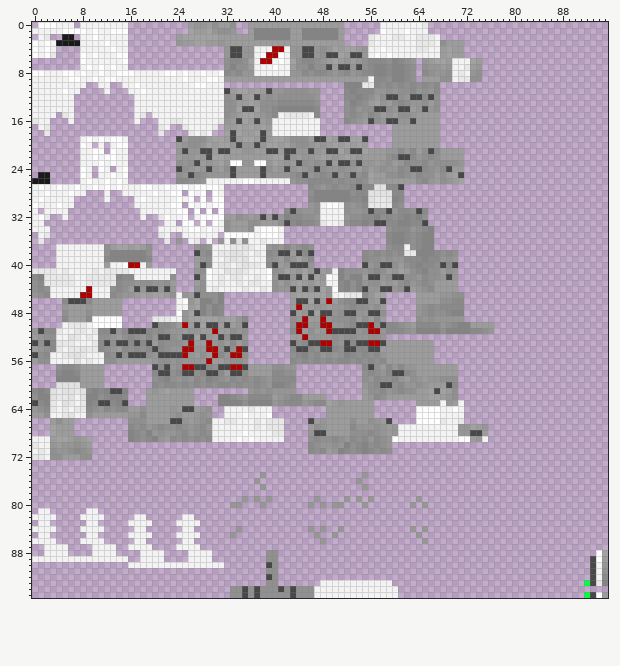
A sprite sheet gets an edit: BlockBench Models/Textures/Exp2/FemaleExp2_Snow_Leopard_hurt.png. The picture above was drawn from the file before the commit.
The file is 96x96 pixels. Colours within 5 levels of each other are drawn and written as one.
The result:
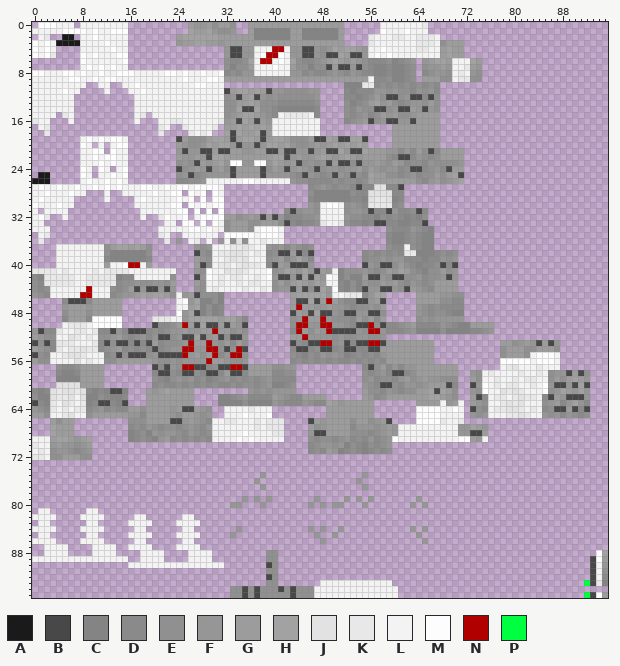
Palette (. is transparent): A #1a1a1b  B #484848  C #848484  D #8a8a8a  E #909090  F #969696  G #9c9c9c  H #a2a2a2  J #e2e2e2  K #e8e8e8  L #f3f3f3  M #fdfdfd  N #b00000  P #01ff41
Message: tweak for add fluffly in the Exp2 Tail add the possibility to have a 4 cube for Tail (Not Recommed)
Edits made:
@@ x 71..94 @@
 52 ........................
-53 ........................
-54 ........................
-55 ........................
-56 ........................
-57 ........................
-58 ........................
-59 ........................
-60 ........................
-61 ........................
-62 ........................
-63 L.......................
-64 L.......................
-65 L.......................
+53 .......GGEFGFBGBF.......
+54 .......EGGGEEGGGE.......
+55 .......EGGGELMMML.......
+56 .......MMMMMLMMML.......
+57 .......LKJLLLKLLL.......
+58 ..FELKLLLLKLLKLEFFBGBE..
+59 ..GELLKLLKLKKLLEGEGHGF..
+60 ..BFMLKLKKLLKLMFBBFBHB..
+61 ..FEMLLJKJKLLLMEFHGFHF..
+62 ..GBDLKKLKJKKLDBGFBBBF..
+63 L.GFELLKJKJLLLEFGDFHFD..
+64 L.BEDLKKJJKLKLDEBBGBDB..
+65 L.FEFLLLKKJKLLFEFDFEDE..
 66 K.......................
